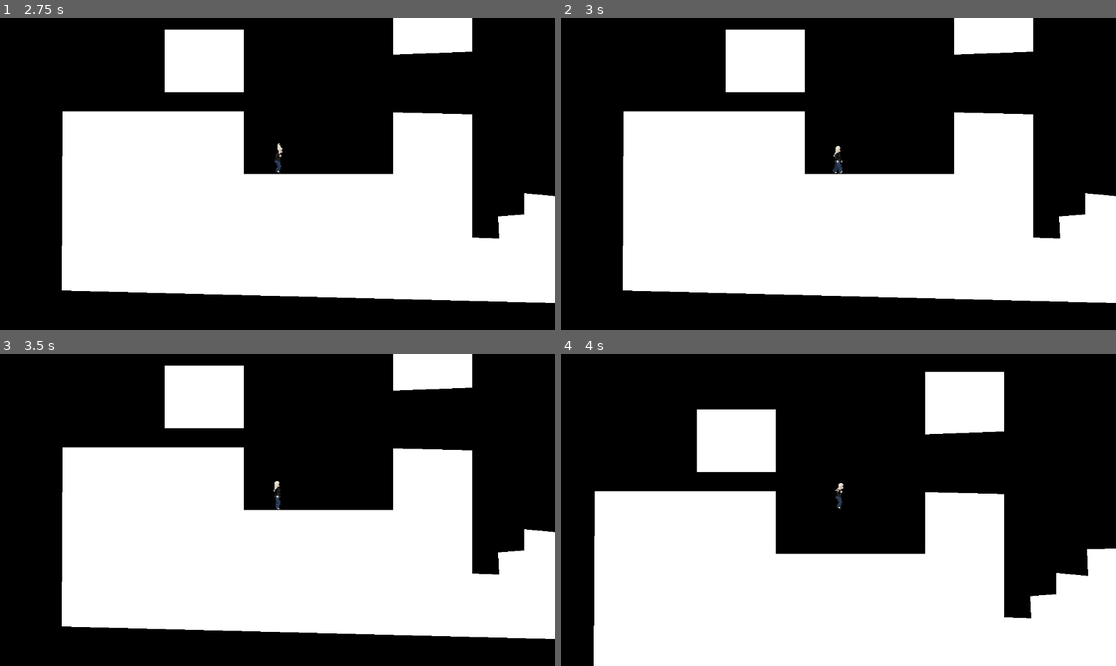
Above: before the commit, frames 1-4 (two rows, left to right).
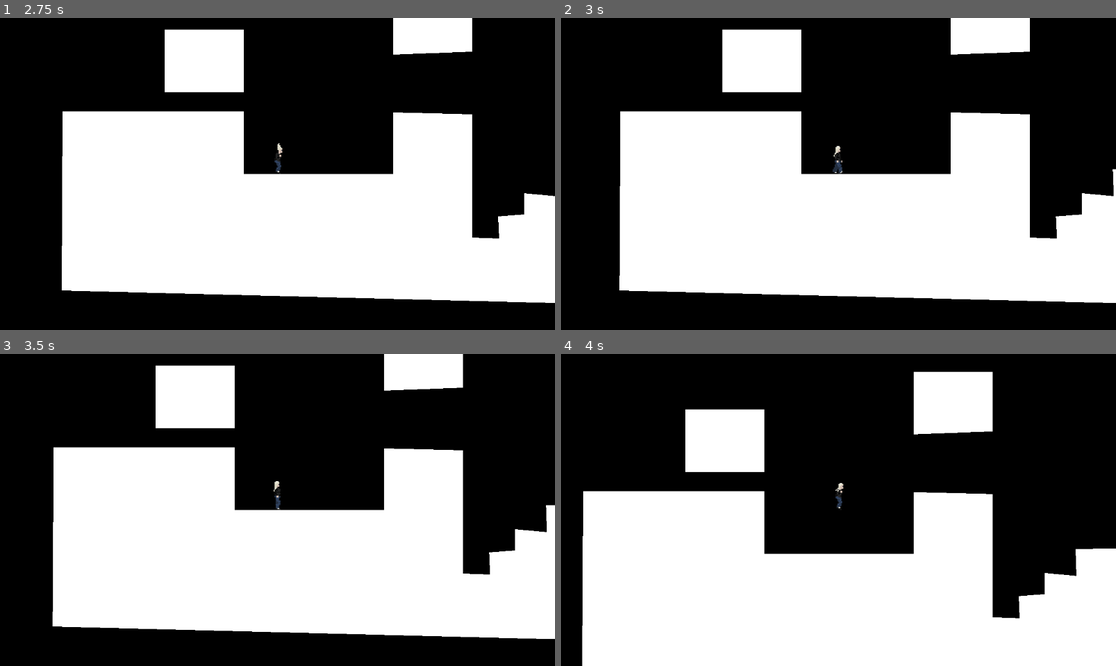
Above: after the commit, the same moments.

Repository: paulguy/player-sprite-test
Game: Godot game, scene res://game.tscn
Two runs of this game, one before a commit and one after it. Both use one fixed random seed, a clock stepped at 60 frames per second and the inputs below.
Inputs:
- Up to frame 1 (2.75 s): hold Space (jump) 0.53-1.28 s; hold D (move_right) 0.53-2.03 s; tap S (crouch) at 0.6, 1.55, 2.1 s; tap Space (jump) at 1.35, 1.52, 1.82 s; hold A (move_left) from 2.03 s (still down); hold Space (jump) from 2.03 s (still down)
- Up to frame 2 (3 s): release A (move_left) at 2.78 s; release Space (jump) at 2.78 s; hold D (move_right) from 2.78 s (still down); tap S (crouch) at 2.85 s
- Up to frame 3 (3.5 s): keep holding D (move_right); tap Space (jump) at 3.02, 3.32 s
- Up to frame 4 (4 s): keep holding D (move_right); hold Space (jump) from 3.53 s (still down)

Frame 1 is identical in both runs. In frame 2, 1.5% of the frame differs, in the area x 10-100%, y 0-92%; in frame 3, 4.0%; in frame 4, 5.3%, in the area x 3-98%, y 5-100%.

Commit message:
Add dropping down from an edge to a ledge grab.
Also, make grabbing in air work better, hopefully.

Diff:
--- a/player.gd
+++ b/player.gd
@@ -1,17 +1,20 @@
 extends CharacterBody2D
 
 const SPEED : float = 150.0
+const INCHING_SPEED : float = 20.0
 const CRAWL_SPEED : float = 50.0
 const AIR_SPEED : float = 200.0
 const FALL_SPEED : float = 300.0
 const JUMP_POWER : float = 300.0
 const START_WALKING_FRAMES : int = 2
+const GRAB_AFTER_FALLING : float = 1.0
 
 @onready var sprite : AnimatedSprite2D = $"Sprite"
 @onready var standing_coll : CollisionShape2D = $"Standing Collision"
 @onready var crouching_coll : CollisionShape2D = $"Crouching Collision"
 @onready var grab_coll : CollisionShape2D = $"Grab Collision"
-@onready var ray : RayCast2D = $"Ray"
+@onready var grab_ray : RayCast2D = $"Grab Ray"
+@onready var ledge_ray : RayCast2D = $"Ledge Ray"
 
 enum Action {
 	STANDING,
@@ -27,7 +30,12 @@
 	START_CROUCHING,
 	CROUCHING,
 	START_CRAWLING,
-	CRAWLING
+	CRAWLING,
+	# TODO: climb specially marked walls from standing
+	#       automatically ledge grab when crawling instead of crawling off an edge
+	#       climb down from a ledge grab on specially marked walls
+	CLIMBING
+	# TODO: Swimming?
 }
 
 var action : Action = Action.STANDING
@@ -37,7 +45,7 @@
 var animation_done : bool = true
 var falling_open_wall : bool = true
 var last_y : float = 0.0
-var do_movement : bool = true
+var fall_dist : float = 0.0
 
 # sentinel Callable to disable turning
 func NO_TURN(_dir : int):
@@ -52,11 +60,13 @@
 	crouching_coll.disabled = true
 
 func set_facing_dir(dir : int):
+	intent_dir = dir
 	facing_dir = dir
 	grab_coll.position.x = absf(grab_coll.position.x) * dir
 	grab_coll.shape.b.x = absf(grab_coll.shape.b.x) * dir
-	ray.position = grab_coll.position
-	ray.target_position.x = grab_coll.shape.b.x
+	grab_ray.position = grab_coll.position
+	grab_ray.target_position.x = grab_coll.shape.b.x
+	ledge_ray.position.x = absf(ledge_ray.position.x) * dir
 
 func stand_anim(dir : int):
 	action = Action.STANDING
@@ -104,9 +114,19 @@
 
 func fall_anim(dir : int):
 	action = Action.FALLING
-	ray.enabled = true
 	# could be falling from crawling
 	standing_collision()
+	# initializa the correct value at the peak
+	# raycasting is disabled at this point, so force the update
+	grab_ray.force_raycast_update()
+	if grab_ray.is_colliding():
+		# blocked
+		falling_open_wall = false
+	else:
+		# open
+		falling_open_wall = true
+	last_y = position.y
+	fall_dist = 0.0
 	if dir > 0:
 		sprite.play(&"Falling R")
 	else:
@@ -114,6 +134,7 @@
 
 func grab_anim(dir : int):
 	action = Action.GRABBING
+	grab_coll.disabled = false
 	if dir > 0:
 		sprite.play(&"Grabbing R")
 	else:
@@ -151,7 +172,7 @@
 	var orig_pos : Vector2 = position
 	if action == Action.LEDGE_CLIMB:
 		# try placing self in new position for climbing up
-		position += ray.position + ray.target_position
+		position += grab_ray.position + grab_ray.target_position
 	crouching_collision()
 	# check collision at the new location
 	# do it twice because the player will be pushed away from walls the first time
@@ -174,7 +195,6 @@
 		standing_collision()
 		position = orig_pos
 		if action == Action.LEDGE_CLIMB:
-			grab_coll.disabled = false
 			grab_anim(dir)
 		# don't change anim/action
 
@@ -193,7 +213,7 @@
 	if action == Action.LEDGE_CLIMB:
 		# try placing self in new position
 		orig_pos = position
-		position += ray.position + ray.target_position
+		position += grab_ray.position + grab_ray.target_position
 	standing_collision()
 	# check collision at the new location
 	var coll : KinematicCollision2D = move_and_collide(Vector2.ZERO)
@@ -295,7 +315,22 @@
 					# jump
 					jump_anim(facing_dir)
 				elif Input.is_action_just_pressed(&"crouch"):
-					crouch_check(facing_dir)
+					ledge_ray.force_raycast_update()
+					if not ledge_ray.is_colliding():
+						# hanging off an edge, go in to a ledge grab
+						# move the player to somewhere roughly over the ledge
+						position.x += standing_coll.shape.size.x * facing_dir
+						# do this after so the player is moved in their facing position
+						set_facing_dir(-facing_dir)
+						# do this first to enable collision
+						grab_anim(facing_dir)
+						# move the player against the ledge
+						# in 2 steps to make sure the player is as close as
+						# possible on both axes so it looks visually correct
+						move_and_collide(Vector2(0.0, -grab_ray.position.y))
+						move_and_collide(Vector2(grab_coll.shape.b.x, 0.0))
+					else:
+						crouch_check(facing_dir)
 				elif pressed_dir != 0:
 					if pressed_dir != facing_dir:
 						# pressed in opposite direction: turn
@@ -315,6 +350,7 @@
 								stand_anim,
 								NO_TURN)
 		Action.START_WALKING:
+			velocity.x = INCHING_SPEED * facing_dir
 			transition_animation(grounded,
 								pressed_dir,
 								true,
@@ -356,16 +392,6 @@
 				air_dir = 0
 			velocity.x = AIR_SPEED * air_dir
 			if velocity.y > 0.0:
-				# initializa the correct value at the peak
-				# raycasting is disabled at this point, so force the update
-				ray.force_raycast_update()
-				if ray.is_colliding():
-					# blocked
-					falling_open_wall = false
-				else:
-					# open
-					falling_open_wall = true
-				last_y = position.y
 				fall_anim(facing_dir)
 		Action.FALLING:
 			if hit_wall:
@@ -375,32 +401,20 @@
 				stand_anim(facing_dir)
 			else:
 				# falling
-				#ray.force_raycast_update()
-				if ray.is_colliding():
+				grab_ray.force_raycast_update()
+				if grab_ray.is_colliding():
 					# blocked
-					if falling_open_wall:
+					# prevent regrabbing the same ledge
+					if falling_open_wall and fall_dist > GRAB_AFTER_FALLING:
 						# transition from open to blocked
 						# grab
-
-						# Find where on the ground the player hit
-						var orig_pos : Vector2 = ray.position
-						var orig_target : Vector2 = ray.target_position
-						# search starting from where the player fell from to here
-						# at the "hand" position
-						ray.position = orig_pos + Vector2(orig_target.x, last_y - position.y)
-						ray.target_position = Vector2(0.0, position.y - last_y)
-						ray.force_raycast_update()
-						if ray.is_colliding():
-							# move the player to the found position relative to the hand position
-							var collision_pos : Vector2 = ray.get_collision_point()
-							position = collision_pos - (orig_pos + orig_target)
-
-							# place the collider to keep the player in place
-							grab_coll.disabled = false
-							grab_anim(facing_dir)
-						# restore the ray
-						ray.position = orig_pos
-						ray.target_position = orig_target
+						grab_anim(facing_dir)
+						# move the player against the ledge
+						# in 2 steps to make sure the player is as close as
+						# possible on both axes so it looks visually correct
+						position.y = last_y
+						move_and_collide(Vector2(0.0, position.y - last_y))
+						move_and_collide(Vector2(grab_coll.shape.b.x, 0.0))
 					falling_open_wall = false
 				else:
 					# open
@@ -416,8 +430,7 @@
 					# start climbing up
 					ledge_climb_anim(facing_dir)
 				elif (facing_dir > 0 and Input.is_action_just_pressed(&"move_left")) or \
-					 (facing_dir < 0 and Input.is_action_just_pressed(&"move_right")) or \
-					 Input.is_action_just_pressed(&"jump"):
+					 (facing_dir < 0 and Input.is_action_just_pressed(&"move_right")):
 					# pressing away from ledge
 					# let go
 					fall_anim(facing_dir)
@@ -489,4 +502,7 @@
 	# always apply gravity, many grounded/grabbing checks depend on this.
 	velocity.y += FALL_SPEED * delta
 
+	var dist : float = position.y
 	move_and_slide()
+	dist = position.y - dist
+	fall_dist += dist
--- a/player.tscn
+++ b/player.tscn
@@ -9,6 +9,38 @@
 [sub_resource type="RectangleShape2D" id="RectangleShape2D_s22yj"]
 size = Vector2(18, 15)
 
+[sub_resource type="AtlasTexture" id="AtlasTexture_fxcrv"]
+atlas = ExtResource("1_rp2e3")
+region = Rect2(64, 128, 16, 32)
+
+[sub_resource type="AtlasTexture" id="AtlasTexture_5038y"]
+atlas = ExtResource("1_rp2e3")
+region = Rect2(80, 128, 16, 32)
+
+[sub_resource type="AtlasTexture" id="AtlasTexture_r711l"]
+atlas = ExtResource("1_rp2e3")
+region = Rect2(96, 128, 16, 32)
+
+[sub_resource type="AtlasTexture" id="AtlasTexture_lge2n"]
+atlas = ExtResource("1_rp2e3")
+region = Rect2(112, 128, 16, 32)
+
+[sub_resource type="AtlasTexture" id="AtlasTexture_2uv2v"]
+atlas = ExtResource("1_rp2e3")
+region = Rect2(0, 128, 16, 32)
+
+[sub_resource type="AtlasTexture" id="AtlasTexture_5h5bf"]
+atlas = ExtResource("1_rp2e3")
+region = Rect2(16, 128, 16, 32)
+
+[sub_resource type="AtlasTexture" id="AtlasTexture_sjh5i"]
+atlas = ExtResource("1_rp2e3")
+region = Rect2(32, 128, 16, 32)
+
+[sub_resource type="AtlasTexture" id="AtlasTexture_jou5x"]
+atlas = ExtResource("1_rp2e3")
+region = Rect2(48, 128, 16, 32)
+
 [sub_resource type="AtlasTexture" id="AtlasTexture_j23ru"]
 atlas = ExtResource("1_rp2e3")
 region = Rect2(80, 96, 32, 32)
@@ -199,6 +231,40 @@
 
 [sub_resource type="SpriteFrames" id="SpriteFrames_wr4ns"]
 animations = [{
+"frames": [{
+"duration": 1.0,
+"texture": SubResource("AtlasTexture_fxcrv")
+}, {
+"duration": 1.0,
+"texture": SubResource("AtlasTexture_5038y")
+}, {
+"duration": 1.0,
+"texture": SubResource("AtlasTexture_r711l")
+}, {
+"duration": 1.0,
+"texture": SubResource("AtlasTexture_lge2n")
+}],
+"loop": true,
+"name": &"Climbing L",
+"speed": 5.0
+}, {
+"frames": [{
+"duration": 1.0,
+"texture": SubResource("AtlasTexture_2uv2v")
+}, {
+"duration": 1.0,
+"texture": SubResource("AtlasTexture_5h5bf")
+}, {
+"duration": 1.0,
+"texture": SubResource("AtlasTexture_sjh5i")
+}, {
+"duration": 1.0,
+"texture": SubResource("AtlasTexture_jou5x")
+}],
+"loop": true,
+"name": &"Climbing R",
+"speed": 5.0
+}, {
 "frames": [{
 "duration": 1.0,
 "texture": SubResource("AtlasTexture_j23ru")
@@ -486,7 +552,7 @@
 [node name="Sprite" type="AnimatedSprite2D" parent="."]
 position = Vector2(0, -16)
 sprite_frames = SubResource("SpriteFrames_wr4ns")
-animation = &"Start Crawling L"
+animation = &"Grabbing R"
 
 [node name="Grab Collision" type="CollisionShape2D" parent="."]
 position = Vector2(3, -19)
@@ -495,9 +561,14 @@
 one_way_collision = true
 one_way_collision_margin = 0.0
 
-[node name="Ray" type="RayCast2D" parent="."]
+[node name="Grab Ray" type="RayCast2D" parent="."]
 position = Vector2(3, -19)
 enabled = false
 target_position = Vector2(5, 0)
 
+[node name="Ledge Ray" type="RayCast2D" parent="."]
+position = Vector2(3, 0)
+enabled = false
+target_position = Vector2(0, 1)
+
 [connection signal="animation_finished" from="Sprite" to="." method="_on_sprite_animation_finished"]
Not shown: 1 places in player.tscn that only renumber resources
Binary file changed: walking-animation-test.aseprite
Binary file changed: walking-animation-test.png
